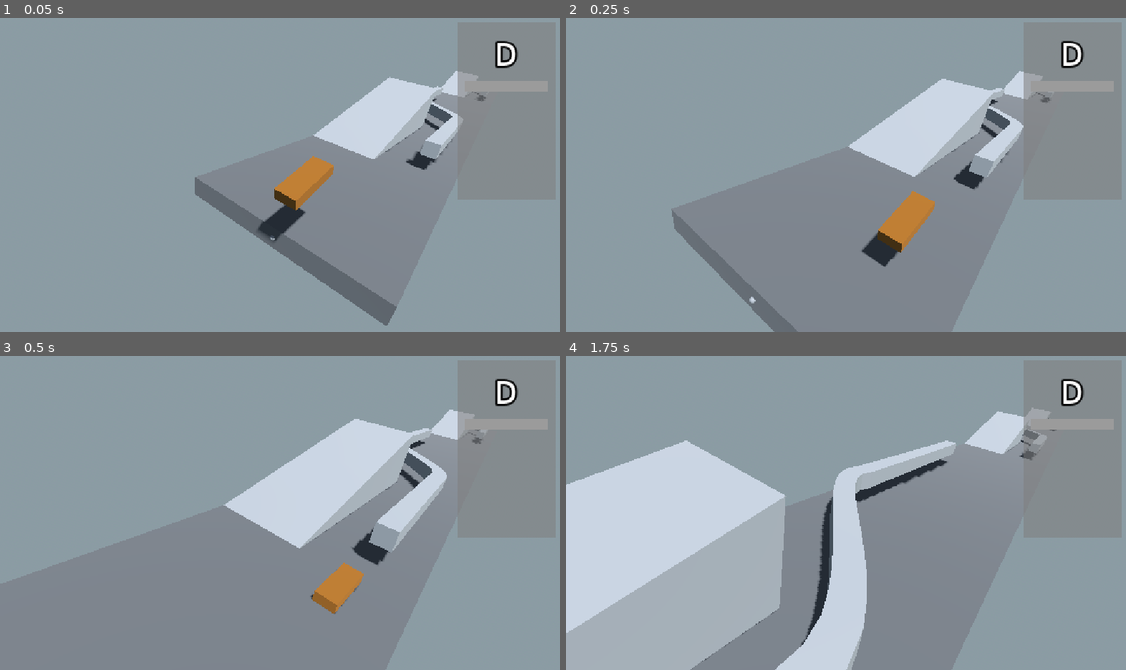
Above: before the commit, frames 1-4 (two rows, left to right).
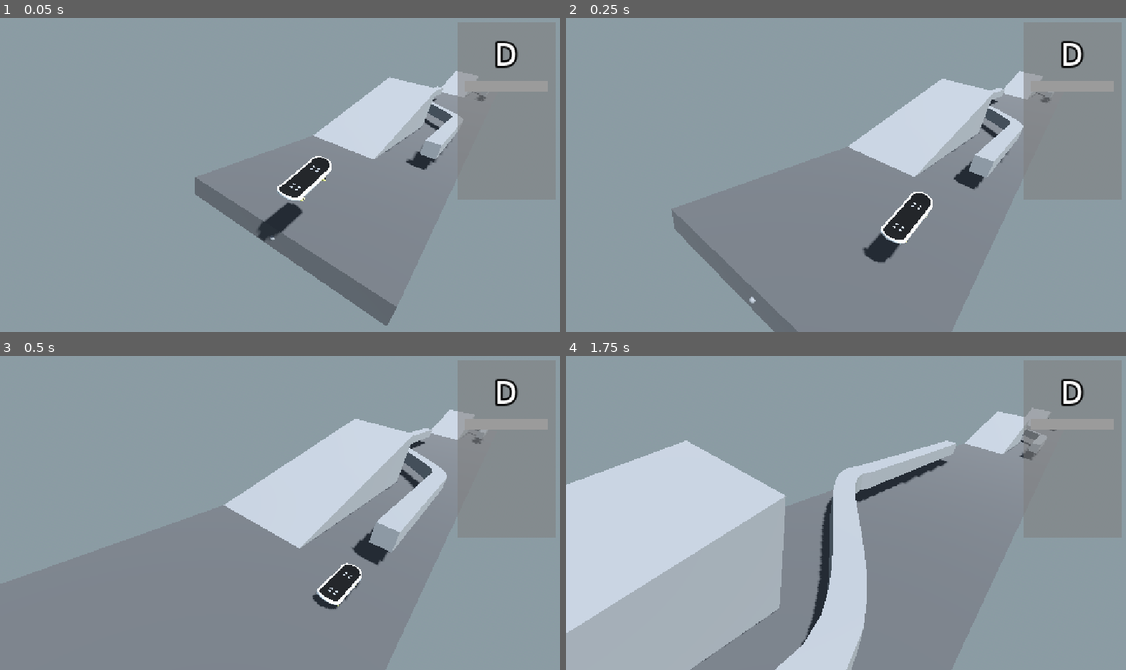
Above: after the commit, the same moments.

Repository: SlyZ1/ludum60
Game: Godot game, scene res://scenes/skate_prototype.tscn
Same seed, same stepped clock (60 frames per second), same inputs: the game is played once before the commit and once after it.
Inputs:
- Up to frame 1 (0.05 s): no input
- Up to frame 2 (0.25 s): no input
- Up to frame 3 (0.5 s): no input
- Up to frame 4 (1.75 s): hold R (R) 0.53-1.28 s; tap N (B) at 1.35 s; tap R (R) at 1.55 s

The runs differ from the first frame. In frame 1, 1.1% of the frame differs, in the area x 46-60%, y 43-72%; in frame 2, 1.2%, in the area x 52-66%, y 55-80%; in frame 3, 0.8%; in frame 4, nothing differs.

Commit message:
skate model

Diff:
--- a/prefabs/skate.tscn
+++ b/prefabs/skate.tscn
@@ -2,6 +2,7 @@
 
 [ext_resource type="Script" uid="uid://dhrwk24kr7uqb" path="res://scripts/skate_orientation.gd" id="1_sgunh"]
 [ext_resource type="Script" uid="uid://bgwv5b1vd00jg" path="res://scripts/anim_controller.gd" id="2_2wimw"]
+[ext_resource type="PackedScene" uid="uid://b7mx4wspgkln" path="res://models/skate.glb" id="2_ke4g0"]
 
 [sub_resource type="SphereShape3D" id="SphereShape3D_tnd71"]
 radius = 1.0
@@ -30,26 +31,31 @@
 
 [node name="CapteurFront" type="ShapeCast3D" parent="." unique_id=251090142]
 transform = Transform3D(0.44470334, 0, -0.01623308, 0, 0.4449999, 0, 0.01623308, 0, 0.44470334, 0.015574996, 0, 0.88999975)
+visible = false
 shape = SubResource("SphereShape3D_tnd71")
 target_position = Vector3(0, 0, 0)
-metadata/_edit_lock_ = true
 
 [node name="CapteurBack" type="ShapeCast3D" parent="." unique_id=491530469]
 transform = Transform3D(0.44492567, 0, -0.008117892, 0, 0.44499993, 0, 0.008117892, 0, 0.44492567, 3.5527137e-15, 0, -0.88999975)
+visible = false
 shape = SubResource("SphereShape3D_tnd71")
 target_position = Vector3(0, 0, 0)
 
 [node name="Skate" type="Node3D" parent="." unique_id=54906917]
-transform = Transform3D(0.4449999, 0, 0, 0, 0.44499996, 0, 0, 0, 0.4449999, 0, 0, 0)
+transform = Transform3D(0.445, 0, 0, 0, 0.445, 0, 0, 0, 0.605, 0, 0, 0)
 
 [node name="Skate2" type="MeshInstance3D" parent="Skate" unique_id=1399617927]
 transform = Transform3D(0.99999994, 0, -3.5527137e-15, 0, 1, 0, 3.5527137e-15, 0, 0.99999994, 0, 0, 0)
+visible = false
 mesh = SubResource("BoxMesh_qn4bn")
 surface_material_override/0 = SubResource("StandardMaterial3D_xi3o1")
 
 [node name="ShapeCast3D" type="ShapeCast3D" parent="Skate" unique_id=640768866]
 shape = SubResource("BoxShape3D_tnd71")
 target_position = Vector3(0, 0, 0)
+
+[node name="skate" parent="Skate" unique_id=70394129 instance=ExtResource("2_ke4g0")]
+transform = Transform3D(0.9999998, 0, 0, 0, 1, 0, 3.5527137e-15, 0, 0.73553693, 0, -0.26350078, 0)
 
 [node name="AnimController" type="Node" parent="." unique_id=671014669 node_paths=PackedStringArray("mesh_instance")]
 script = ExtResource("2_2wimw")
Binary file added: models/skate.glb
Not shown, added: models/skate.glb.import
